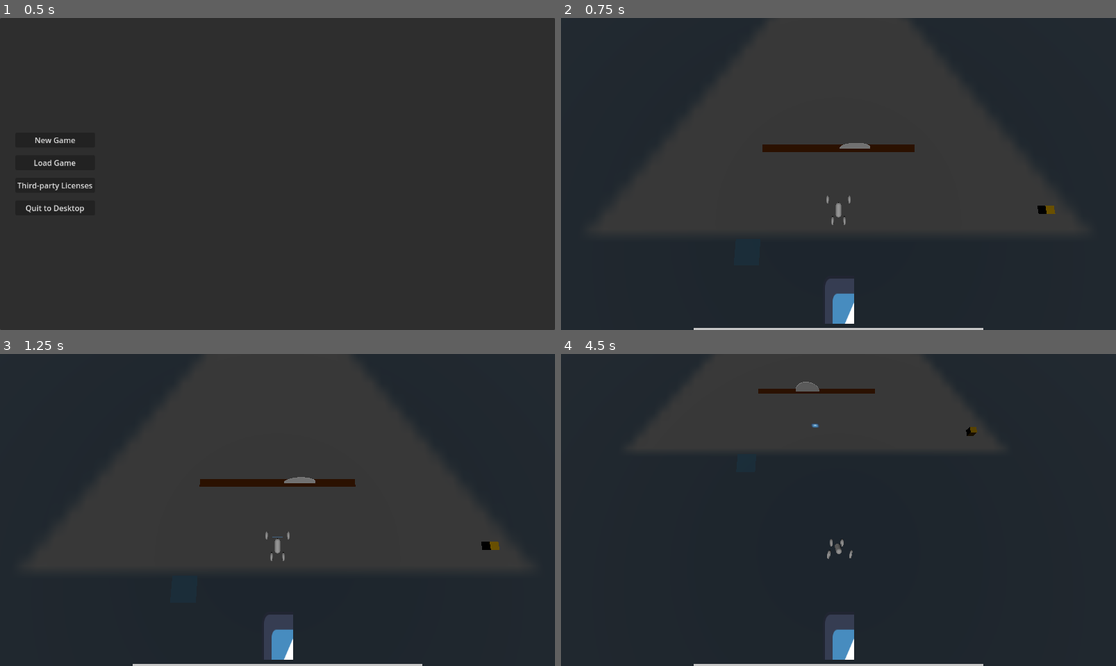
Above: before the commit, frames 1-4 (two rows, left to right).
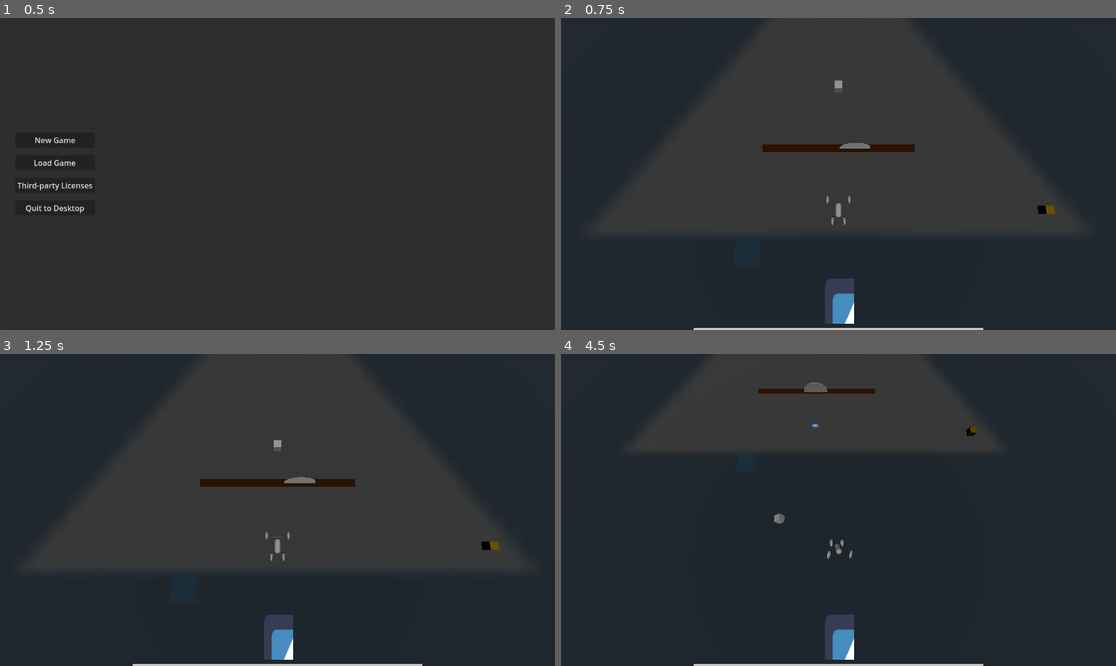
Above: after the commit, the same moments.

Repository: Flying-Hammer754/piratejam16
Game: Godot game, scene res://Scenes/UI.tscn
Same seed, same stepped clock (60 frames per second), same inputs: the game is played once before the commit and once after it. The engine's default icon, where the game draws it, is replaced by a stand-in: a white triangle on a blue panel in a dark square.
Inputs:
- Up to frame 1 (0.5 s): no input
- Up to frame 2 (0.75 s): click "New Game" at 0.5 s
- Up to frame 3 (1.25 s): no input
- Up to frame 4 (4.5 s): tap Enter at 1.25 s; hold D (player_move_right) 1.28-2.03 s; hold F (player_fall_over) 1.28-2.03 s; tap Space (player_jump) at 1.52, 2.27, 3.77 s; hold S (player_move_backwards) 2.03-2.78 s; tap G (player_pickup_item) at 2.1, 3.6 s; hold D (player_move_right) 2.78-3.53 s; hold F (player_fall_over) 2.78-3.53 s; hold W (player_move_forward) 3.53-4.28 s; hold A (player_move_left) from 4.28 s (still down); hold F (player_fall_over) from 4.28 s (still down)

Frame 1 is identical in both runs. In frame 2, less than 0.1% of the frame differs, in the area x 49-51%, y 20-23%; in frame 3, less than 0.1%; in frame 4, 0.2%, in the area x 38-49%, y 8-55%.

Commit message:
added basic enemy ai logic

Diff:
--- /dev/null
+++ b/Scenes/Enemy1.tscn
@@ -0,0 +1,26 @@
+[gd_scene load_steps=5 format=3 uid="uid://bt63uicsd5l0x"]
+
+[ext_resource type="Script" path="res://Scripts/enemy_1.gd" id="1_kxonf"]
+
+[sub_resource type="BoxMesh" id="BoxMesh_oabm2"]
+
+[sub_resource type="BoxShape3D" id="BoxShape3D_q1kqo"]
+
+[sub_resource type="SphereShape3D" id="SphereShape3D_ini4s"]
+
+[node name="Enemy01" type="RigidBody3D"]
+collision_mask = 3
+script = ExtResource("1_kxonf")
+
+[node name="MeshInstance3D" type="MeshInstance3D" parent="."]
+mesh = SubResource("BoxMesh_oabm2")
+
+[node name="CollisionShape3D" type="CollisionShape3D" parent="."]
+shape = SubResource("BoxShape3D_q1kqo")
+
+[node name="Area3D" type="Area3D" parent="."]
+transform = Transform3D(1, 0, 0, 0, 1, 0, 0, 0, 1, 0, 0, 0.670222)
+collision_layer = 4
+
+[node name="CollisionShape3D" type="CollisionShape3D" parent="Area3D"]
+shape = SubResource("SphereShape3D_ini4s")
--- a/Scenes/test_web_export.tscn
+++ b/Scenes/test_web_export.tscn
@@ -8,6 +8,7 @@
 [ext_resource type="PackedScene" uid="uid://ibibahmavray" path="res://Scenes/crushing_walls.tscn" id="5_243ot"]
 [ext_resource type="PackedScene" uid="uid://c74d21ind62hm" path="res://Scenes/collectible_item.tscn" id="7_2fu4u"]
 [ext_resource type="Script" path="res://Scripts/camera.gd" id="8_1mfl4"]
+[ext_resource type="PackedScene" uid="uid://bt63uicsd5l0x" path="res://Scenes/Enemy1.tscn" id="9_7vd43"]
 
 [sub_resource type="BoxShape3D" id="BoxShape3D_j3hnp"]
 size = Vector3(100, 1, 100)
@@ -77,5 +78,8 @@
 transform = Transform3D(0.993757, 0.109508, -0.0213388, 0.00537891, 0.144014, 0.989561, 0.111438, -0.983498, 0.142526, 0, 7.87411, 0)
 script = ExtResource("8_1mfl4")
 
+[node name="Enemy01" parent="." instance=ExtResource("9_7vd43")]
+transform = Transform3D(1, 0, 0, 0, 1, 0, 0, 0, 1, 0, 1.38188, -15.6943)
+
 [connection signal="body_entered" from="VehicleBody3D" to="VehicleBody3D" method="_on_body_entered"]
 [connection signal="body_exited" from="VehicleBody3D" to="VehicleBody3D" method="_on_body_exited"]
--- /dev/null
+++ b/Scripts/enemy_1.gd
@@ -0,0 +1,20 @@
+extends RigidBody3D
+
+@export var speed: float = 15.0  # Speed at which the enemy moves toward the player
+@onready var player = $"../VehicleBody3D"  # Reference to the player vehicle
+
+func _ready() -> void:
+	if player:
+		print("Player found:", player.name)
+	else:
+		print("Player not found! Check the path.")
+
+func _physics_process(delta: float) -> void:
+	if not player:
+		return  # Exit if the player reference is null
+
+	# Calculate the direction to the player
+	var direction = (player.global_transform.origin - global_transform.origin).normalized()
+
+	# Move the enemy toward the player
+	apply_central_force(direction * speed)
Not shown: 1 places in Scenes/test_web_export.tscn that only renumber resources
